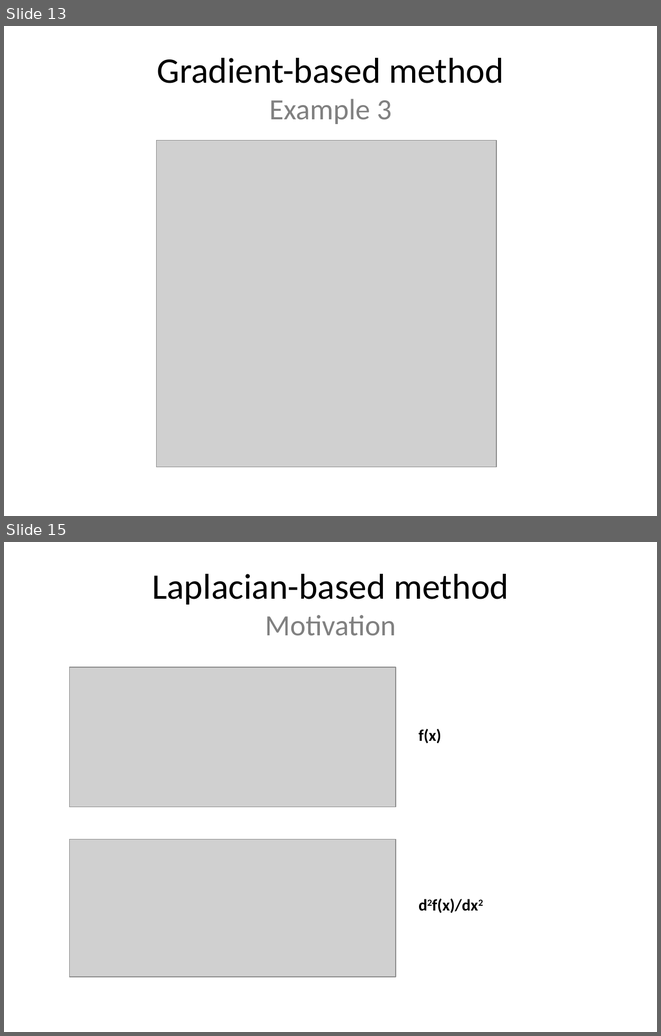
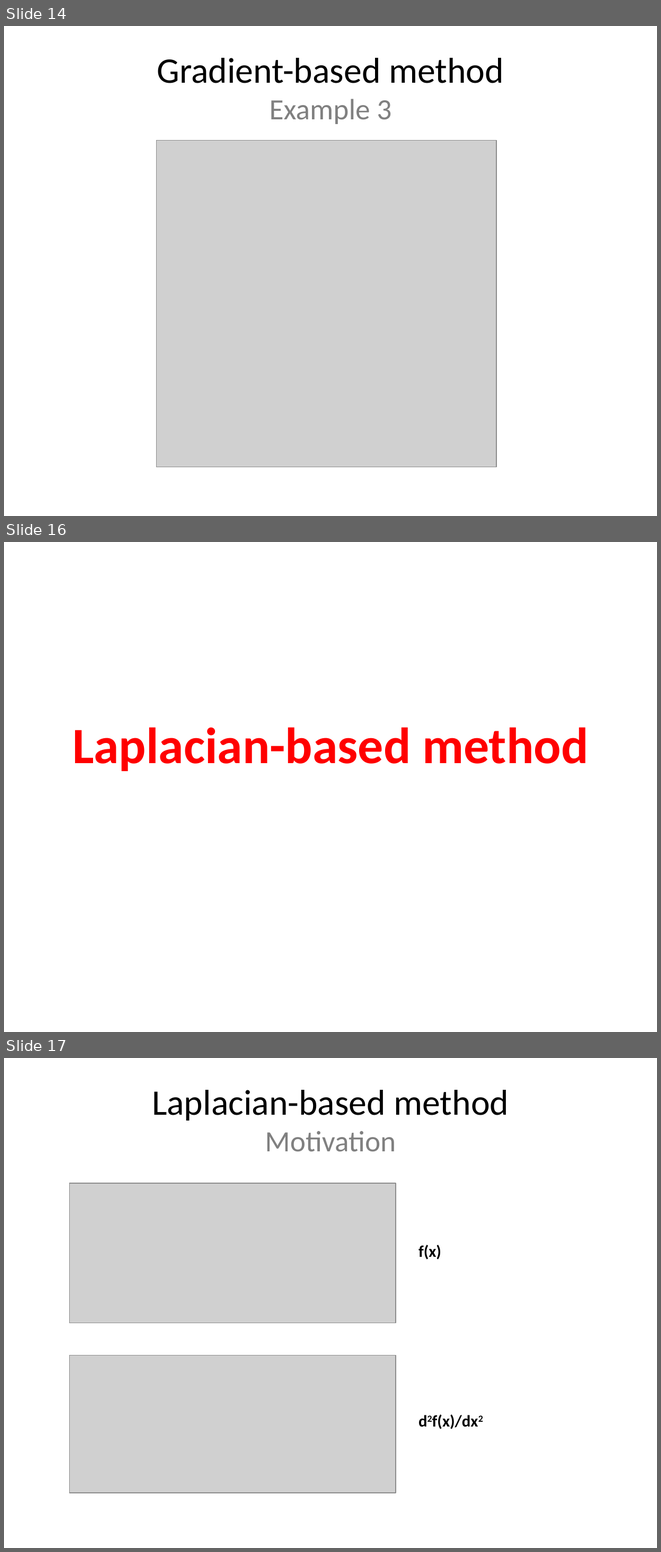
Before and after one commit to leoninnovate/6.344-Project, a slide deck: docs/presentation/presentation.pptx. Shown one above the other, each under a label of ours: slides 13 and 15 before the commit, slides 14, 16 and 17 after it; the slides between them are not shown. The pictures are 661x1036 and 661x1552 pixels, drawn with LibreOffice and Linux fonts; fonts in the diff are those of the drawing; grey boxes stand for pictures. Boxes give left, top, right and bottom in pixels: in the first picture for what was removed or moved away, otherwise in the second. Text is boxed around its words. In the diff, an @@ line names an element or a change of style, - is before the commit and + after.

```diff
--- a/docs/presentation/presentation.pptx
+++ b/docs/presentation/presentation.pptx
@@ slide 16 added at (4,542,657,1032), background #FFFFFF @@
@@ text added at (72,727,588,771), 56.1 pt, text #FF0000, bold @@
+Laplacian-based method
@@ what was slide 13 is now slide 14 @@
@@ what was slide 15 is now slide 17 @@
```
Also in this commit, not shown: 6 slides changed, 2 other slides added, 12 other files.
